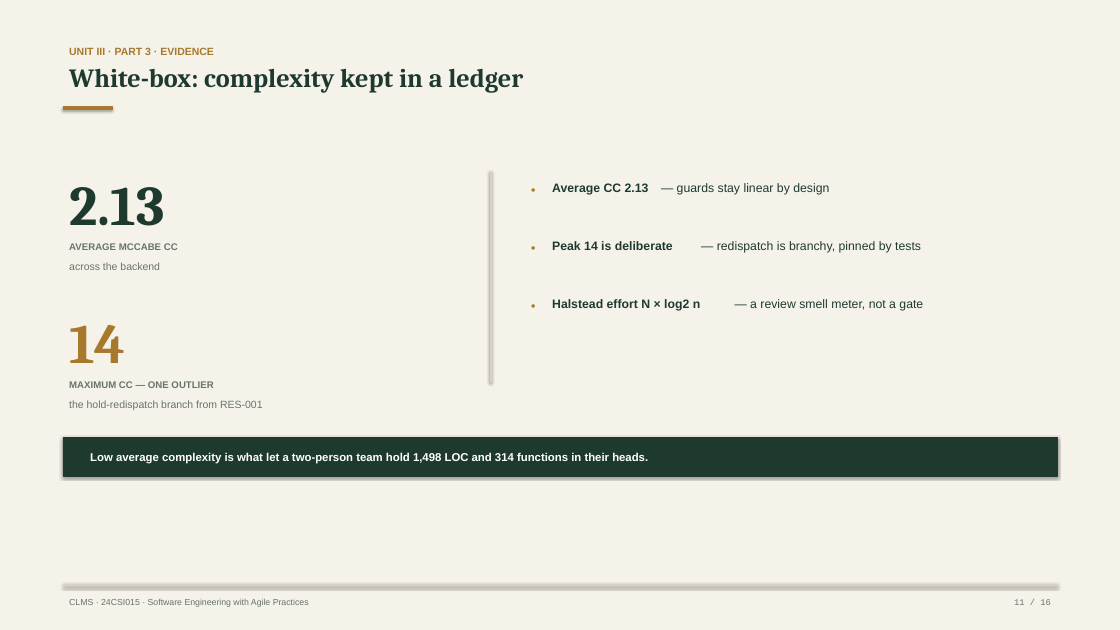
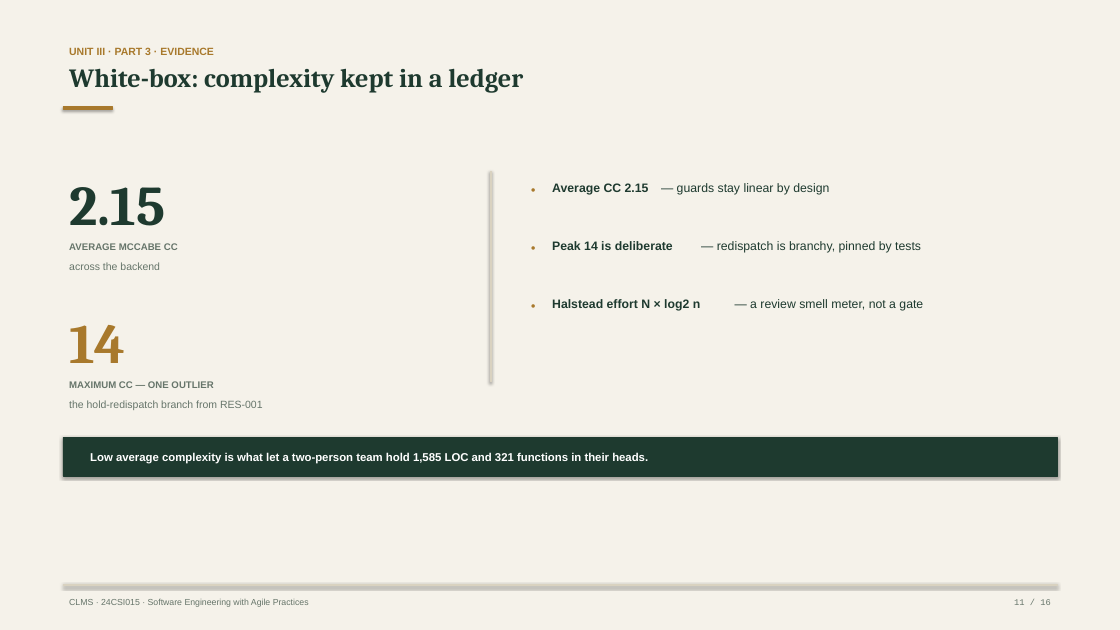
Before and after one commit to nidhish28guhan-netizen/kct-library, a slide deck: slide 11 of presentation/unit-3/CLMS-Unit-3-Testing-Quality-and-DevOps.pptx. Drawn at 1120x630 pixels with LibreOffice and Linux fonts; fonts in the diff are those of the drawing. Boxes give left, top, right and bottom in pixels: in the first picture for what was removed or moved away, otherwise in the second. Text is boxed around its words. In the diff, an @@ line names an element or a change of style, - is before the commit and + after.

```diff
--- a/presentation/unit-3/CLMS-Unit-3-Testing-Quality-and-DevOps.pptx
+++ b/presentation/unit-3/CLMS-Unit-3-Testing-Quality-and-DevOps.pptx
@@ text at (x1=69, y1=187, x2=165, y2=226): text changed @@
-2.13
+2.15
@@ text at (x1=552, y1=183, x2=649, y2=195): text changed @@
-Average CC 2.13
+Average CC 2.15
@@ text at (x1=90, y1=452, x2=648, y2=464): text changed @@
-Low average complexity is what let a two-person team hold 1,498 LOC and 314 functions in their heads.
+Low average complexity is what let a two-person team hold 1,585 LOC and 321 functions in their heads.
```
Also in this commit, not shown: 5 other slides changed, 22 other files.
